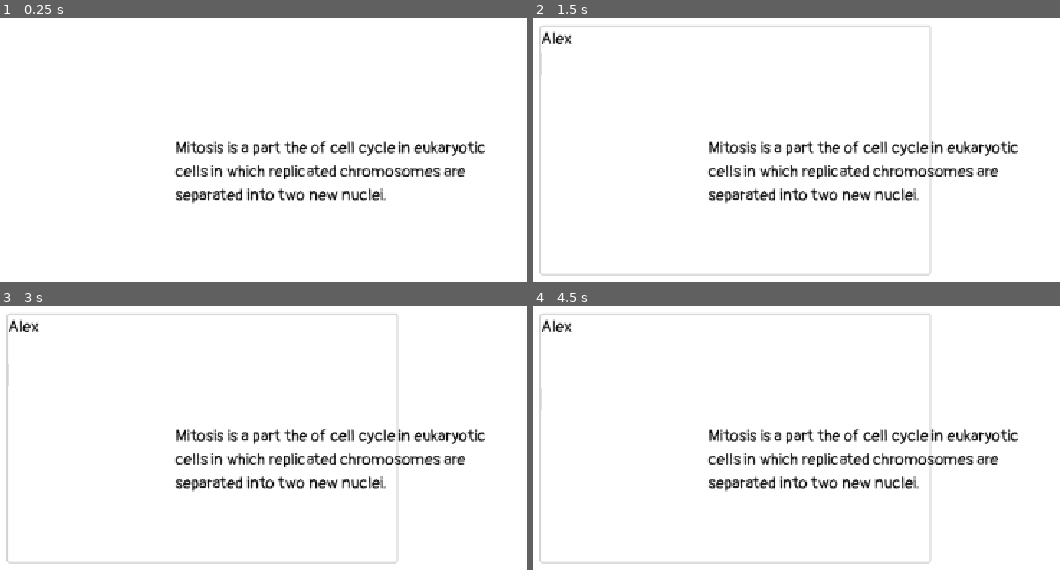
Above: before the commit, frames 1-4 (two rows, left to right).
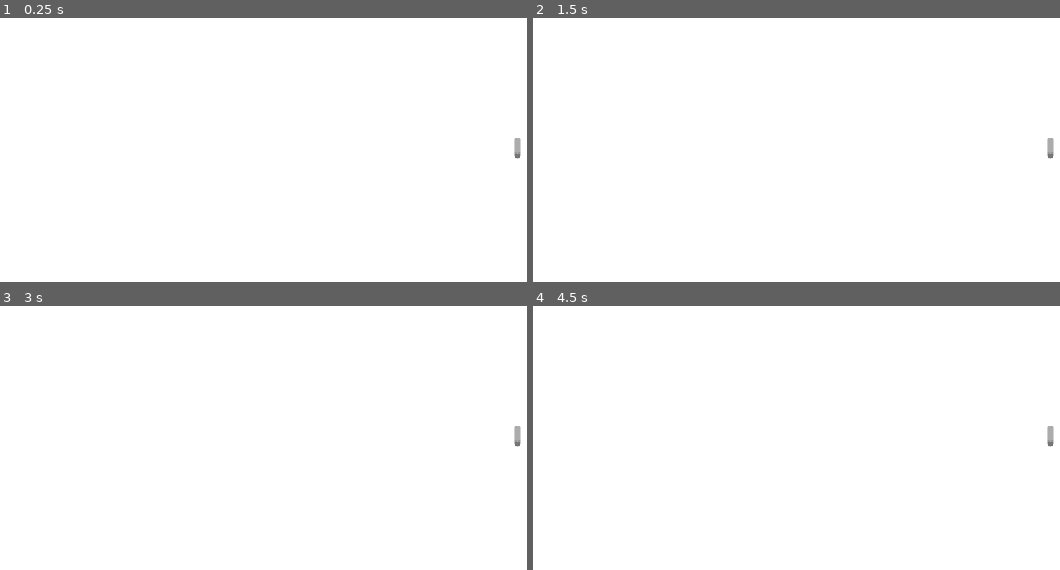
Above: after the commit, the same moments.

Repository: Vick-St3r/haven-keyboard
Game: Godot game, scene res://scenes/main_game.tscn
The game is run twice, just before and just after one commit, with the same random seed, the same clock (stepped at 60 frames per second) and the same inputs.
Inputs (mouse positions are in pixels of both pictures, inside the frame that each line leads up to):
- Up to frame 1 (0.25 s): no input
- Up to frame 2 (1.5 s): click (733, 150) at 0.52 s; type "Alex" at 0.6 s; tap Enter at 1.25 s
- Up to frame 3 (3 s): tap Space at 2 s; tap Enter at 2.75 s
- Up to frame 4 (4.5 s): tap Space at 3.5 s; tap Enter at 4.25 s

The runs differ from the first frame. In frame 1, 4.1% of the frame differs, in the area x 33-99%, y 45-71%; in frame 2, 5.6%, in the area x 1-99%, y 3-98%; in frame 3, 5.6%; in frame 4, 5.6%.

Commit message:
idk

Diff:
--- a/scenes/main_game.tscn
+++ b/scenes/main_game.tscn
@@ -31,14 +31,10 @@
 theme_override_styles/normal = SubResource("StyleBoxEmpty_72e8q")
 wrap_mode = 1
 
-[node name="texttype" type="Label" parent="." unique_id=45095107]
+[node name="texttype" type="RichTextLabel" parent="." unique_id=2095181091]
 offset_left = 341.0
 offset_top = 202.0
 offset_right = 838.0
-offset_bottom = 225.0
-theme_override_colors/font_color = Color(0, 0, 0, 1)
-theme_override_fonts/font = ExtResource("2_72e8q")
-theme_override_font_sizes/font_size = 24
-autowrap_mode = 3
+offset_bottom = 233.0
 
 [connection signal="text_changed" from="TextEdit" to="." method="_on_text_edit_text_changed"]
--- a/scripts/main_game.gd
+++ b/scripts/main_game.gd
@@ -32,7 +32,6 @@
 	for i in words.size() - 1:
 		if randi_range(0, 9) == 0:
 			words = swapAtIndex(words, i)
-	print(words)
 	return " ".join(words)
 
 
